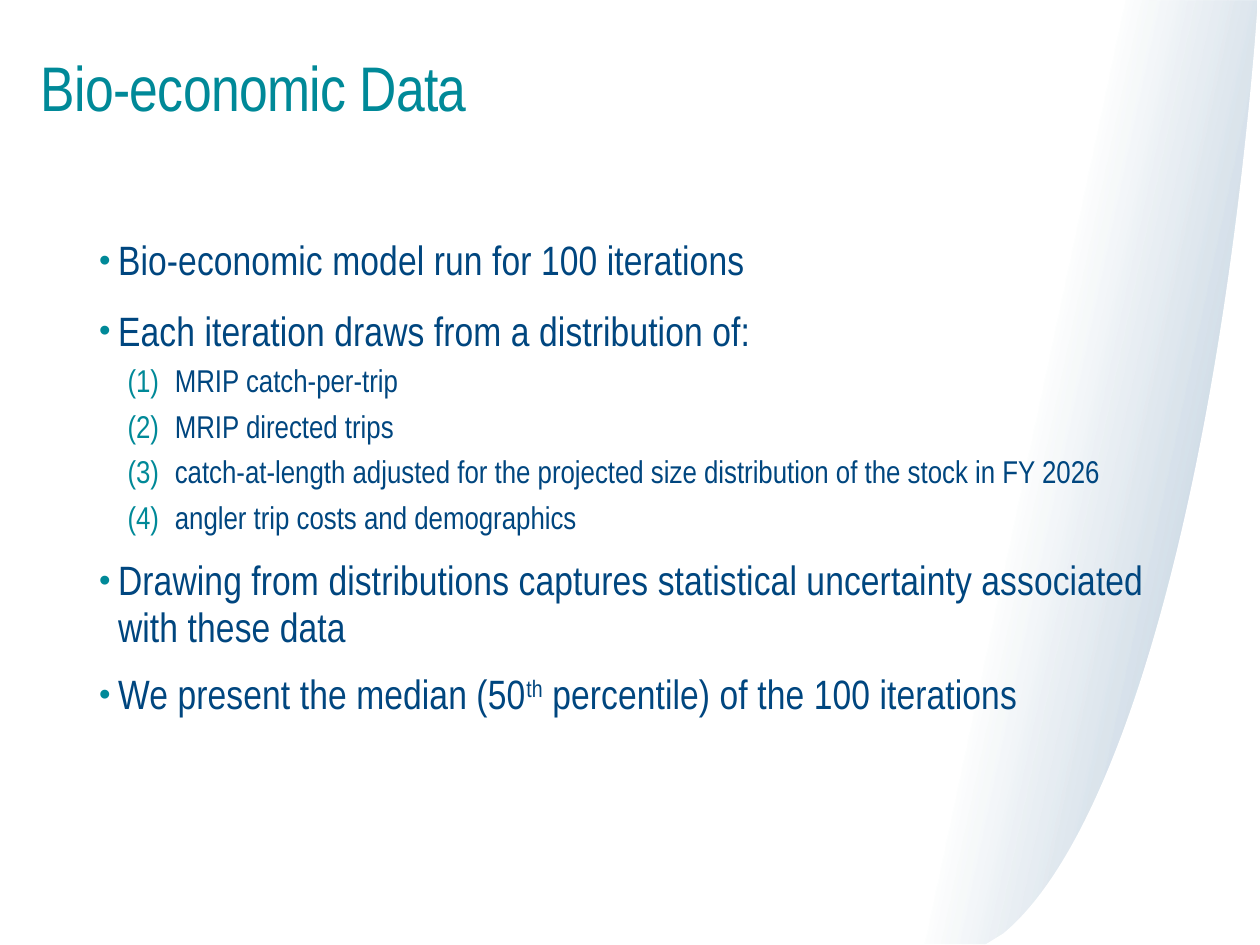
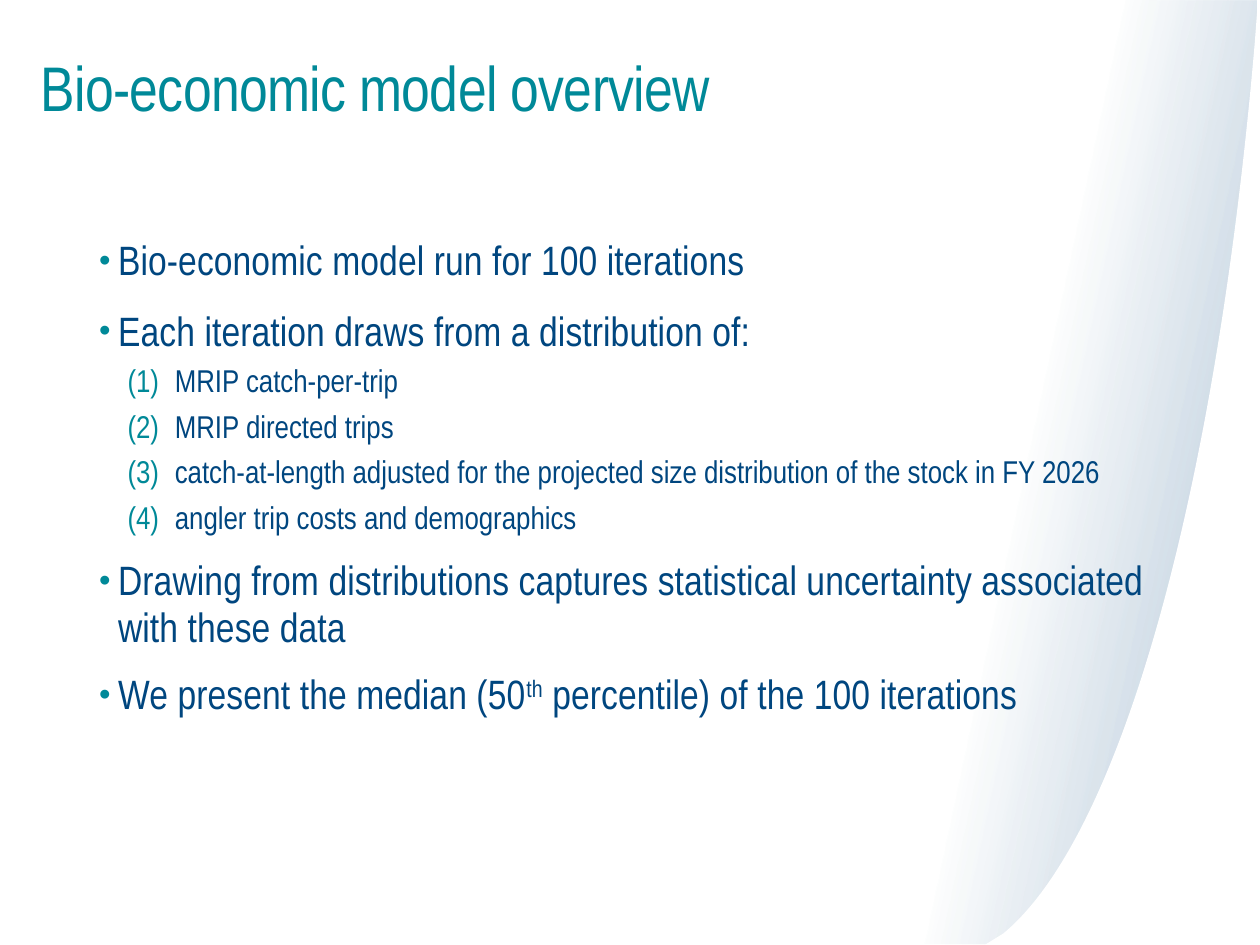
Before and after one commit to mle2718/flukeRDM, a slide deck: slide 3 of docs/TC meeting 6-20-25 Lou.pptx (slide 5 before the commit). Drawn at 1260x945 pixels with LibreOffice and Linux fonts; fonts in the diff are those of the drawing. Boxes give left, top, right and bottom in pixels: in the first picture for what was removed or moved away, otherwise in the second. Text is boxed around its words. In the diff, an @@ line names an element or a change of style, - is before the commit and + after.

```diff
--- a/docs/TC meeting 6-20-25 Lou.pptx
+++ b/docs/TC meeting 6-20-25 Lou.pptx
@@ title at (x1=41, y1=65, x2=710, y2=112): text changed @@
-Bio-economic Data
+Bio-economic model overview
```
Also in this commit, not shown: 9 other slides changed, 8 slides added.
